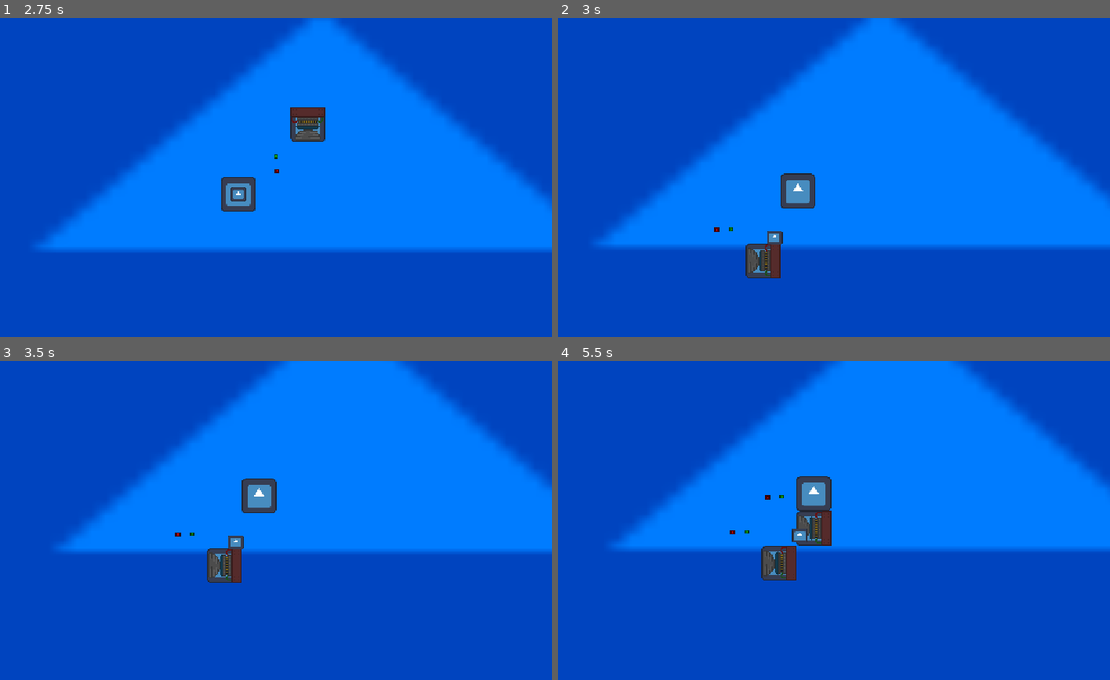
Above: before the commit, frames 1-4 (two rows, left to right).
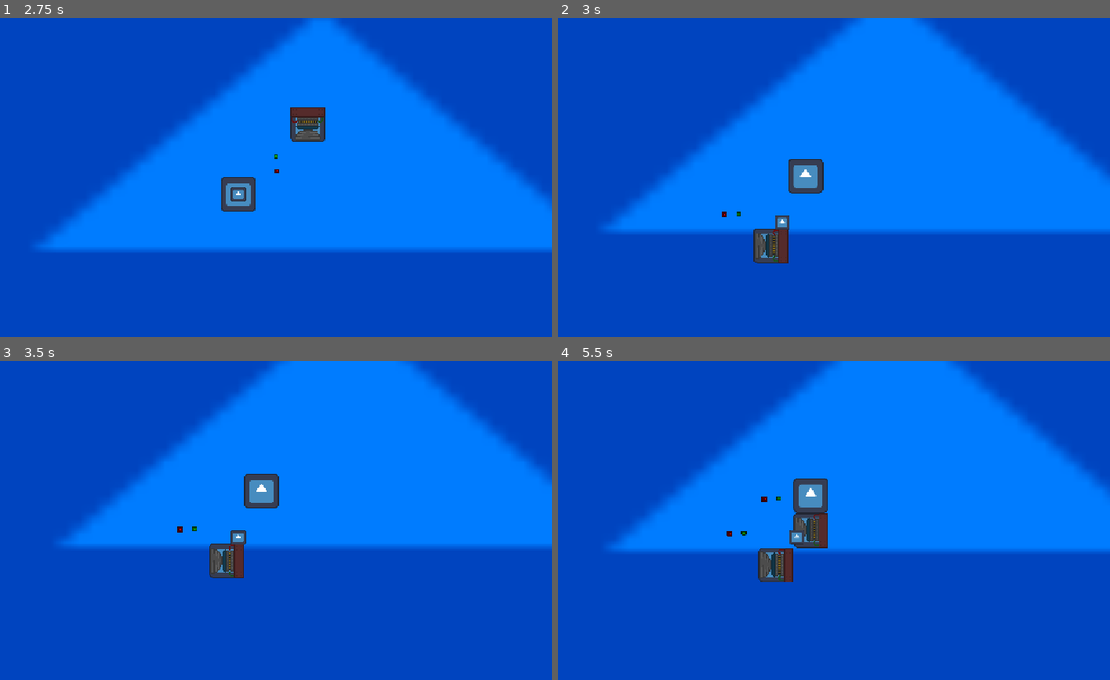
Above: after the commit, the same moments.

Repository: Luminescent-Cheese/ShipBattleBuilder
Game: Godot game, scene res://test.tscn
Same seed, same stepped clock (60 frames per second), same inputs: the game is played once before the commit and once after it. The engine's default icon, where the game draws it, is replaced by a stand-in: a white triangle on a blue panel in a dark square.
Inputs (mouse positions are in pixels of both pictures, inside the frame that each line leads up to):
- Up to frame 1 (2.75 s): tap Enter at 0.5, 2 s; move the mouse to (375, 177) at 0.52 s; hold D (Thrust Right) 0.53-1.28 s; tap R (rotate) at 0.6 s; click (375, 177) at 0.67 s; tap Space at 1.25 s; move the mouse to (110, 212) at 1.27 s; hold S (Thrust Backward) 1.28-2.03 s; tap 1 (test) at 1.35 s; move the mouse to (303, 116) at 2.02 s; hold D (Thrust Right) from 2.03 s (still down); tap 2 (test2) at 2.1 s
- Up to frame 2 (3 s): tap Space at 2.75 s; move the mouse to (767, 263) at 2.77 s; release D (Thrust Right) at 2.78 s; hold S (Thrust Backward) from 2.78 s (still down); tap R (rotate) at 2.85 s; click (767, 263) at 2.92 s
- Up to frame 3 (3.5 s): keep holding S (Thrust Backward)
- Up to frame 4 (5.5 s): move the mouse to (983, 590) at 3.52 s; release S (Thrust Backward) at 3.53 s; hold A (Thrust Left) 3.53-5.03 s; tap 1 (test) at 3.6 s; tap Enter at 4.25 s; move the mouse to (607, 485) at 4.27 s; tap 2 (test2) at 4.35 s; tap Space at 5 s; move the mouse to (828, 536) at 5.02 s; hold S (Thrust Backward) from 5.03 s (still down); tap R (rotate) at 5.1 s; click (828, 536) at 5.17 s

Frame 1 is identical in both runs. In frame 2, 11% of the frame differs, in the area x 6-100%, y 0-82%; in frame 3, 3.0%; in frame 4, 1.5%.

Commit message:
fully working rotation
im so happy

Diff:
--- a/ship.tscn
+++ b/ship.tscn
@@ -16,7 +16,6 @@
 
 [node name="ShipCamera" type="Camera2D" parent="." unique_id=1714904909]
 zoom = Vector2(0.5, 0.5)
-position_smoothing_enabled = true
 
 [node name="CenterOfMass" type="Sprite2D" parent="." unique_id=2033252112]
 z_index = 1
--- a/ship_part.gd
+++ b/ship_part.gd
@@ -26,7 +26,7 @@
 
 
 func _on_thruster_forces_thrust(ThrustDirection) -> void:
-	thruster_on.emit(global_position+transform.y*-500,global_position-get_parent().global_position)
+	thruster_on.emit(transform.y*-500,global_position-get_parent().global_position)
 	$"thrust center".global_position = global_position
 	$"thrust direction".global_position = (transform.y)*200
 	#print("thrust center = %s, dir = %s" % [$"thrust center".global_position, $"thrust direction".global_position])
